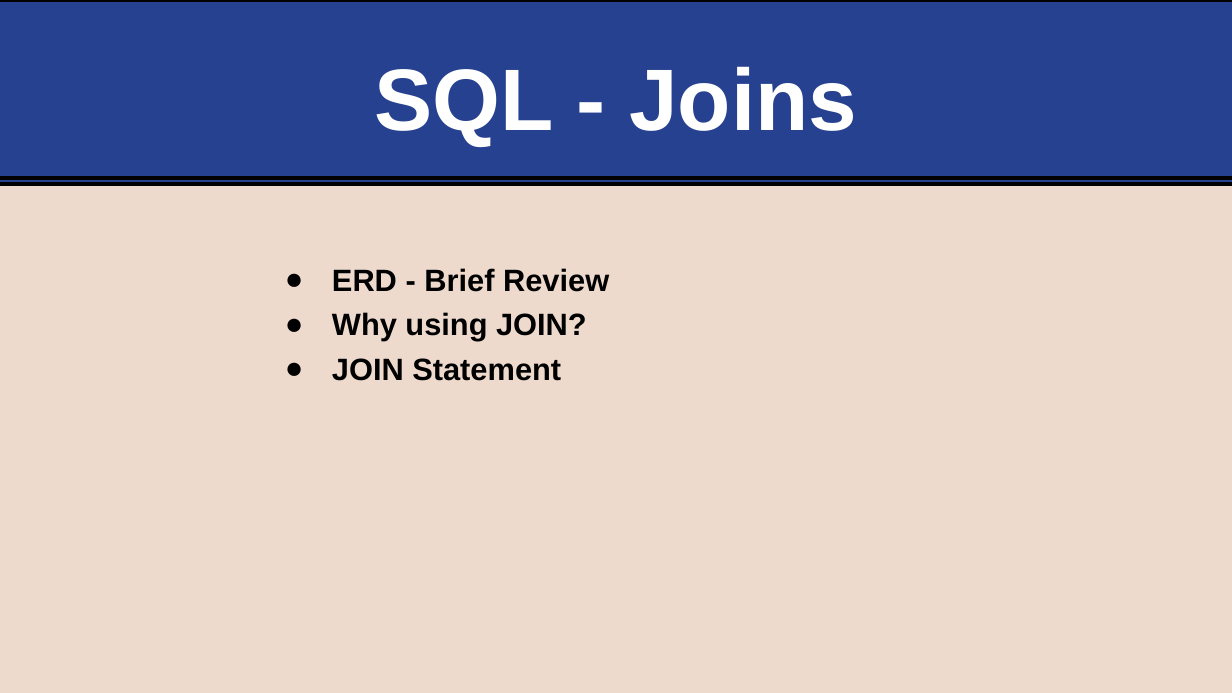
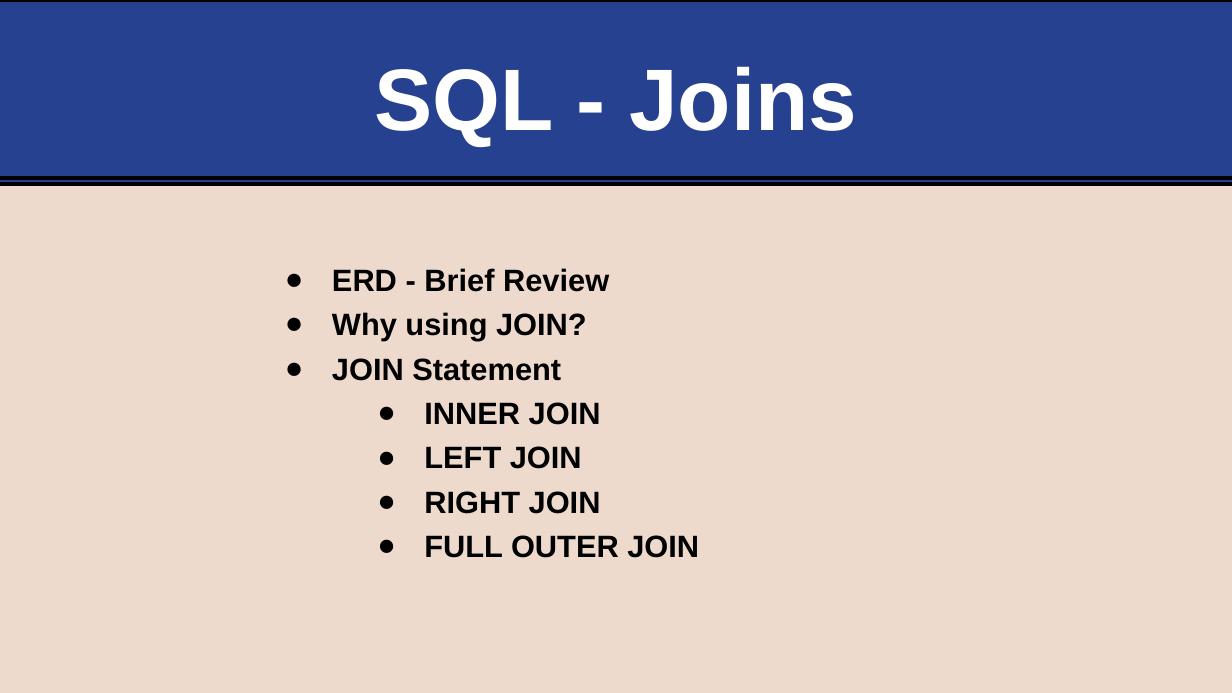
Before and after one commit to life-efficient/Data-Engineering, a slide deck: slide 1 of Module 3. SQL/3. SQL Joins.pptx. Drawn at 1232x693 pixels with LibreOffice and Linux fonts; fonts in the diff are those of the drawing. Boxes give left, top, right and bottom in pixels: in the first picture for what was removed or moved away, otherwise in the second. Text is boxed around its words. In the diff, an @@ line names an element or a change of style, - is before the commit and + after.

```diff
--- a/Module 3. SQL/3. SQL Joins.pptx
+++ b/Module 3. SQL/3. SQL Joins.pptx
@@ text at [424,402,699,558]: paragraphs added @@
+  ● INNER JOIN
+  ● LEFT JOIN
+  ● RIGHT JOIN
+  ● FULL OUTER JOIN
```
Also in this commit, not shown: 8 other files.
